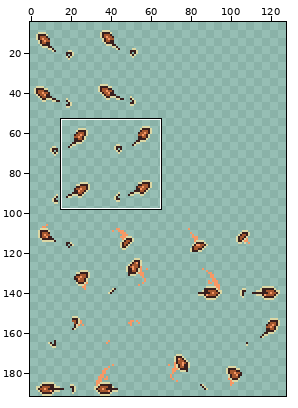
A sprite sheet gets an edit: assets/shovel.gif. Above: a wide view before the commit, with the close-up outlined.
Close-up. First the earlier version:
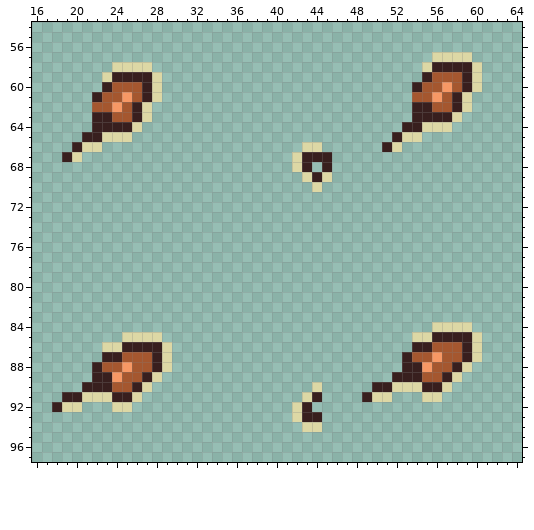
The file is 128x192 pixels. Shown: x 16..64, y 54..97. The wide view leaves out empty margins. The commit also changed other parts of the picture, which this record leaves out.
The same view after the edit:
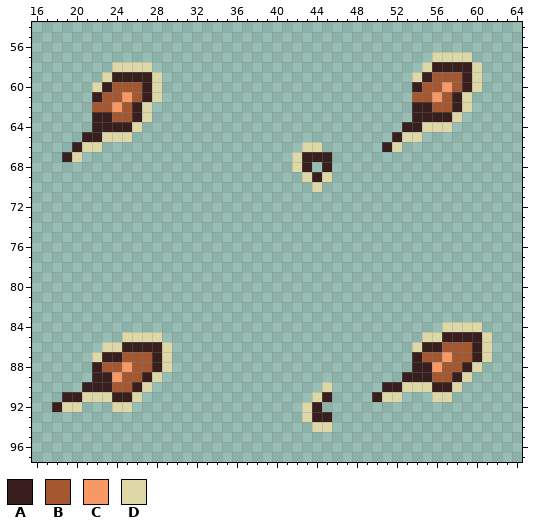
Palette (. is transparent): A #381f1e  B #a5572f  C #f79865  D #ddd8a5
Difference:
Changed rows in their new state; - is an unchanged pixel.
first column x 22:
59 --------------------------------D
60 D--------------------------------
first column x 22:
84 ----------------------------------.---D-
85 --------------------------------.-D---AD
86 --------------------------------D-A--BAD
87 D------------------------------.A-BC-BAD
88 -------------------------------.-AC-BAD-
89 ------------------------------.--A-BAD--
90 ----------------------.D----.-A--D-AD---
91 ---------------------.DA---.A-D--.-D----
92 --------------------.DA-----------------
93 --------------------.D-A----------------
94 ---------------------.-D----------------
Boxes around the changes in both close-ups, in picture pixels (x1, y1, x2, y2):
added: (412, 72, 422, 82)
added: (92, 82, 102, 92)
changed: (362, 322, 492, 402)
added: (92, 352, 102, 362)
changed: (292, 382, 332, 432)
